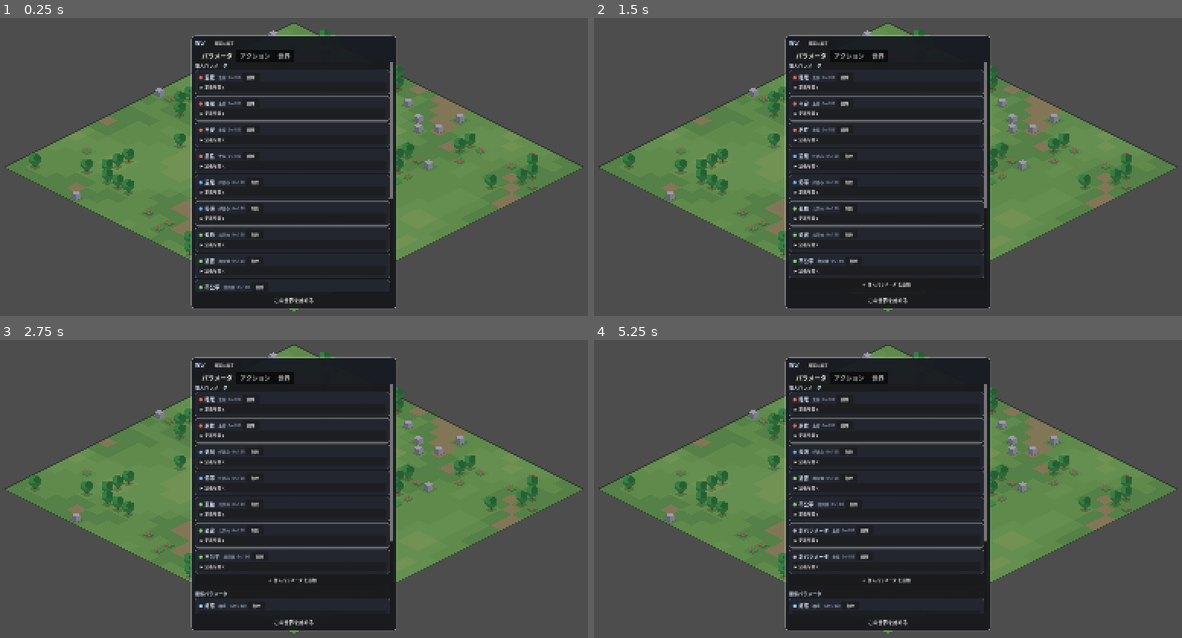
Above: before the commit, frames 1-4 (two rows, left to right).
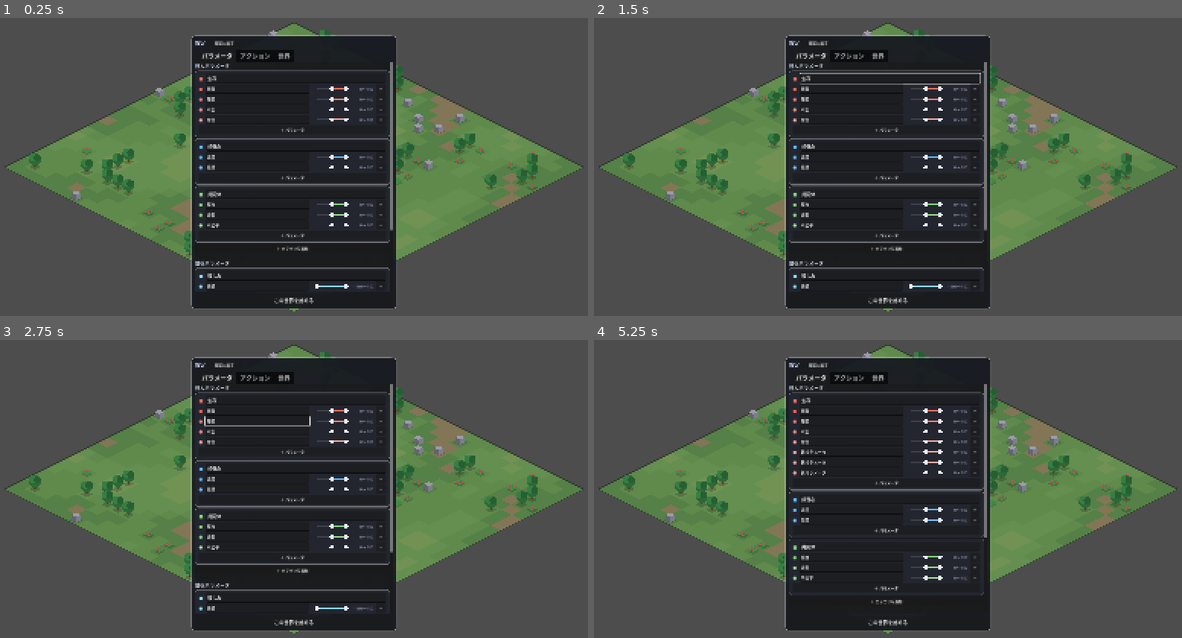
Above: after the commit, the same moments.

Repository: asterisk-cn/world-simulator
Game: Godot game, scene res://scenes/main.tscn
The game is run twice, just before and just after one commit, with the same random seed, the same clock (stepped at 60 frames per second) and the same inputs.
Inputs (mouse positions are in pixels of both pictures, inside the frame that each line leads up to):
- Up to frame 1 (0.25 s): no input
- Up to frame 2 (1.5 s): click "既定に戻す" at 0.5 s; click (846, 77) at 1.25 s, where only the run before the commit has a clickable "削除"
- Up to frame 3 (2.75 s): click (252, 426) at 2 s, where only the run before the commit has a clickable "削除"
- Up to frame 4 (5.25 s): click (846, 450) at 2.75 s, where only the run before the commit has a clickable "削除"; click "＋ 個人パラメータ を追加" (after the commit: "＋ パラメータ") at 3.5 s; click (846, 477) at 4.25 s, where only the run before the commit has a clickable "削除"; click "＋ 個人パラメータ を追加" (after the commit: "＋ パラメータ") at 5 s

The runs differ from the first frame. In frame 1, 4.6% of the frame differs, in the area x 33-67%, y 15-92%; in frame 2, 4.8%, in the area x 33-67%, y 15-91%; in frame 3, 4.7%; in frame 4, 4.2%.

Commit message:
パラメータ設定をカテゴリ中心に整理
- 「定義を開く」の折りたたみを廃止し、1行で名前と範囲を編集
- 下限と上限を、つまみ2つの RangeSlider 1本にまとめる
- 個別のカテゴリ欄を廃止。パラメータはカテゴリの中に足す形にし、
  カテゴリの追加・改名を設定側に用意
- 色の指定欄を廃止。色はカテゴリから決まる（同カテゴリ内は明度をずらす）
- 既定の関係パラメータを 親しみ / 評価 の2カテゴリに分割

Co-Authored-By: Claude Opus 5 <noreply@anthropic.com>

Diff:
--- a/scripts/autoload/schema.gd
+++ b/scripts/autoload/schema.gd
@@ -90,35 +90,43 @@
 # パラメータ
 # ---------------------------------------------------------------------------
 
+## カテゴリの色。カテゴリを作った順に上から割り当てる。
+const CATEGORY_COLORS := [
+	Color(0.92, 0.42, 0.34),
+	Color(0.38, 0.72, 0.96),
+	Color(0.52, 0.84, 0.46),
+	Color(0.55, 0.85, 0.95),
+	Color(1.00, 0.78, 0.40),
+	Color(0.78, 0.62, 0.95),
+	Color(0.95, 0.62, 0.45),
+	Color(0.75, 0.78, 0.82),
+]
+
+
 func make_param(id: String, label: String, scope: String, category: String,
-		color: Color, vmin: float = 0.0, vmax: float = 100.0) -> Dictionary:
+		vmin: float = 0.0, vmax: float = 100.0) -> Dictionary:
 	return {
 		"id": id, "label": label, "scope": scope, "category": category,
-		"color": color, "min": vmin, "max": vmax,
+		"min": vmin, "max": vmax,
 	}
 
 
 func _default_parameters() -> void:
-	var survive := Color(0.92, 0.42, 0.34)
-	var curious := Color(0.38, 0.72, 0.96)
-	var social := Color(0.52, 0.84, 0.46)
-	var toward := Color(0.55, 0.85, 0.95)
-
 	parameters = [
-		make_param("hunger", "空腹", SCOPE_SELF, "生存", survive),
-		make_param("sleep", "睡眠", SCOPE_SELF, "生存", survive),
-		make_param("safety", "不安", SCOPE_SELF, "生存", survive),
-		make_param("home", "居住", SCOPE_SELF, "生存", survive),
-		make_param("boredom", "退屈", SCOPE_SELF, "好奇心", curious),
-		make_param("stagnation", "停滞", SCOPE_SELF, "好奇心", curious),
-		make_param("loneliness", "孤独", SCOPE_SELF, "共同体", social),
-		make_param("crowding", "過密", SCOPE_SELF, "共同体", social),
-		make_param("unfairness", "不公平", SCOPE_SELF, "共同体", social),
-
-		make_param("affinity", "好感", SCOPE_PAIR, "相手", toward, -100.0, 100.0),
-		make_param("trust", "信頼", SCOPE_PAIR, "相手", Color(0.52, 0.84, 0.46), -100.0, 100.0),
-		make_param("respect", "敬意", SCOPE_PAIR, "相手", Color(1.0, 0.78, 0.35)),
-		make_param("debt", "負い目", SCOPE_PAIR, "相手", Color(0.72, 0.62, 0.95), -100.0, 100.0),
+		make_param("hunger", "空腹", SCOPE_SELF, "生存"),
+		make_param("sleep", "睡眠", SCOPE_SELF, "生存"),
+		make_param("safety", "不安", SCOPE_SELF, "生存"),
+		make_param("home", "居住", SCOPE_SELF, "生存"),
+		make_param("boredom", "退屈", SCOPE_SELF, "好奇心"),
+		make_param("stagnation", "停滞", SCOPE_SELF, "好奇心"),
+		make_param("loneliness", "孤独", SCOPE_SELF, "共同体"),
+		make_param("crowding", "過密", SCOPE_SELF, "共同体"),
+		make_param("unfairness", "不公平", SCOPE_SELF, "共同体"),
+
+		make_param("affinity", "好感", SCOPE_PAIR, "親しみ", -100.0, 100.0),
+		make_param("trust", "信頼", SCOPE_PAIR, "親しみ", -100.0, 100.0),
+		make_param("respect", "敬意", SCOPE_PAIR, "評価"),
+		make_param("debt", "負い目", SCOPE_PAIR, "評価", -100.0, 100.0),
 	]
 
 
@@ -161,9 +169,37 @@
 	return id if d == null else String(d["label"])
 
 
+## 色はカテゴリで決まる。同じカテゴリの中では少しずつ明るさをずらして見分ける。
+func category_color(cat: String) -> Color:
+	var all := all_categories()
+	var i := all.find(cat)
+	if i < 0:
+		return Color(0.75, 0.78, 0.82)
+	return CATEGORY_COLORS[i % CATEGORY_COLORS.size()]
+
+
+func all_categories() -> Array:
+	var out: Array = []
+	for d in parameters:
+		var c := String(d["category"])
+		if not out.has(c):
+			out.append(c)
+	return out
+
+
 func param_color(id: String) -> Color:
 	var d = param_def(id)
-	return Color.WHITE if d == null else Color(d["color"])
+	if d == null:
+		return Color.WHITE
+	var cat := String(d["category"])
+	var base := category_color(cat)
+	var n := 0
+	for other in parameters:
+		if String(other["id"]) == id:
+			break
+		if String(other["category"]) == cat:
+			n += 1
+	return base.lightened(minf(float(n) * 0.14, 0.42))
 
 
 func param_min(id: String) -> float:
@@ -185,18 +221,35 @@
 	return out
 
 
-func add_param(scope: String, label: String = "新パラメータ") -> Dictionary:
+## パラメータはカテゴリの中に足す。個々にカテゴリを選ばせない。
+func add_param(scope: String, category: String, label: String = "新パラメータ") -> Dictionary:
 	var taken: Array = []
 	for d in parameters:
 		taken.append(String(d["id"]))
-	var id := _unique_id("p", taken)
-	var cats := categories_in(scope)
-	var fallback: String = "相手" if scope == SCOPE_PAIR else "生存"
-	var cat: String = fallback if cats.is_empty() else String(cats[0])
-	var p := make_param(id, label, scope, cat, Color(0.7, 0.7, 0.75))
+	var p := make_param(_unique_id("p", taken), label, scope, category)
 	parameters.append(p)
 	parameters_changed.emit()
 	return p
+
+
+## 空のカテゴリは持てないので、カテゴリを作るときは中身を1つ添える
+func add_category(scope: String) -> String:
+	var taken := categories_in(scope)
+	var i := 1
+	while taken.has("新カテゴリ%d" % i):
+		i += 1
+	var cat := "新カテゴリ%d" % i
+	add_param(scope, cat)
+	return cat
+
+
+func rename_category(scope: String, old_name: String, new_name: String) -> void:
+	if new_name.strip_edges() == "":
+		return
+	for d in parameters:
+		if String(d["scope"]) == scope and String(d["category"]) == old_name:
+			d["category"] = new_name
+	parameters_changed.emit()
 
 
 func remove_param(id: String) -> void:
--- a/scripts/ui/inspector.gd
+++ b/scripts/ui/inspector.gd
@@ -138,14 +138,11 @@
 				continue
 			UIKit.bar_row(_body, String(d["label"]),
 				subject.params.get_v(String(d["id"])) - float(d["min"]),
-				maxf(float(d["max"]) - float(d["min"]), 1.0), Color(d["color"]))
+				maxf(float(d["max"]) - float(d["min"]), 1.0), Schema.param_color(String(d["id"])))
 
 
 func _category_color(cat: String) -> Color:
-	for d in Schema.self_params():
-		if String(d["category"]) == cat:
-			return Color(d["color"])
-	return Color.WHITE
+	return Schema.category_color(cat)
 
 
 # ---------------------------------------------------------------------------
@@ -188,7 +185,7 @@
 		for d in Schema.pair_params():
 			UIKit.bar_row(box, String(d["label"]),
 				subject.pair_to(target_id).get_v(String(d["id"])) - float(d["min"]),
-				maxf(float(d["max"]) - float(d["min"]), 1.0), Color(d["color"]))
+				maxf(float(d["max"]) - float(d["min"]), 1.0), Schema.param_color(String(d["id"])))
 
 		if other.knows(subject.id):
 			var line := ""
--- a/scripts/ui/matrix_panel.gd
+++ b/scripts/ui/matrix_panel.gd
@@ -263,7 +263,7 @@
 		var key := String(d["id"])
 		UIKit.bar_row(_detail, String(d["label"]),
 			_get_cell(key) - float(d["min"]),
-			maxf(float(d["max"]) - float(d["min"]), 1.0), Color(d["color"]))
+			maxf(float(d["max"]) - float(d["min"]), 1.0), Schema.param_color(String(d["id"])))
 
 	var line := ""
 	for d2 in Schema.pair_params():
--- /dev/null
+++ b/scripts/ui/range_slider.gd
@@ -0,0 +1,79 @@
+class_name RangeSlider
+extends Control
+## 下限と上限を1本で決めるスライダー。つまみが2つある。
+
+signal changed(lo: float, hi: float)
+
+const PAD := 7.0
+
+var min_value := -100.0
+var max_value := 100.0
+var step := 1.0
+var lo := 0.0
+var hi := 100.0
+var tint := Color(0.55, 0.75, 0.95)
+
+var _drag := -1  ## -1 なし / 0 下限 / 1 上限
+
+
+func _ready() -> void:
+	custom_minimum_size = Vector2(90, 20)
+	mouse_filter = Control.MOUSE_FILTER_STOP
+	resized.connect(queue_redraw)
+
+
+func setup(p_min: float, p_max: float, p_lo: float, p_hi: float,
+		p_step: float, p_tint: Color) -> void:
+	min_value = p_min
+	max_value = p_max
+	lo = clampf(p_lo, p_min, p_max)
+	hi = clampf(p_hi, lo, p_max)
+	step = p_step
+	tint = p_tint
+	queue_redraw()
+
+
+func _pos_of(v: float) -> float:
+	var t := (v - min_value) / maxf(max_value - min_value, 0.001)
+	return PAD + clampf(t, 0.0, 1.0) * maxf(size.x - PAD * 2.0, 1.0)
+
+
+func _value_at(x: float) -> float:
+	var t := clampf((x - PAD) / maxf(size.x - PAD * 2.0, 1.0), 0.0, 1.0)
+	return snappedf(min_value + t * (max_value - min_value), step)
+
+
+func _gui_input(event: InputEvent) -> void:
+	if event is InputEventMouseButton and event.button_index == MOUSE_BUTTON_LEFT:
+		if event.pressed:
+			# 押した位置に近いほうのつまみを掴む
+			var dl := absf(event.position.x - _pos_of(lo))
+			var dh := absf(event.position.x - _pos_of(hi))
+			_drag = 0 if dl <= dh else 1
+			_apply(event.position.x)
+		else:
+			_drag = -1
+	elif event is InputEventMouseMotion and _drag >= 0:
+		_apply(event.position.x)
+
+
+func _apply(x: float) -> void:
+	var v := _value_at(x)
+	if _drag == 0:
+		lo = minf(v, hi)
+	else:
+		hi = maxf(v, lo)
+	queue_redraw()
+	changed.emit(lo, hi)
+
+
+func _draw() -> void:
+	var y := size.y * 0.5
+	draw_line(Vector2(PAD, y), Vector2(size.x - PAD, y), Color(1, 1, 1, 0.12), 3.0)
+	draw_line(Vector2(_pos_of(lo), y), Vector2(_pos_of(hi), y), tint, 3.0)
+	# 0 の位置に目印
+	if min_value < 0.0 and max_value > 0.0:
+		var zx := _pos_of(0.0)
+		draw_line(Vector2(zx, y - 5.0), Vector2(zx, y + 5.0), Color(1, 1, 1, 0.22), 1.0)
+	for x in [_pos_of(lo), _pos_of(hi)]:
+		draw_circle(Vector2(x, y), 5.5, Color(0.92, 0.94, 0.98))
--- a/scripts/ui/rules_panel.gd
+++ b/scripts/ui/rules_panel.gd
@@ -108,47 +108,90 @@
 	for scope in [Schema.SCOPE_SELF, Schema.SCOPE_PAIR]:
 		var sc := String(scope)
 		_param_box.add_child(UIKit.label(
-			String(Schema.SCOPE_LABEL[sc]), 12, Color(0.82, 0.87, 0.95)))
-
-		for d in Schema.params_in(sc):
-			var def: Dictionary = d
-			var pid := String(def["id"])
-			var card := UIKit.panel(UIKit.BG_SOFT, 6)
-			_param_box.add_child(card)
-			var box := VBoxContainer.new()
-			box.add_theme_constant_override("separation", 2)
-			card.add_child(box)
-
-			var head := HBoxContainer.new()
-			box.add_child(head)
-			head.add_child(UIKit.label("●", 13, Color(def["color"])))
-			head.add_child(UIKit.label(String(def["label"]), 13, Color(0.9, 0.92, 0.98)))
-			head.add_child(UIKit.label("  %s  %d〜%d"
-				% [String(def["category"]), int(def["min"]), int(def["max"])], 10, UIKit.TEXT_DIM))
-			if not editable:
-				continue
-			var del := UIKit.button(head, "削除", _del_param.bind(pid), 10)
-			del.custom_minimum_size = Vector2(46, 22)
-
-			var body := UIKit.collapsible(box, "定義を開く")
-			UIKit.line_edit_row(body, "名前", String(def["label"]), _set_label.bind(def))
-			UIKit.line_edit_row(body, "カテゴリ", String(def["category"]), _set_category.bind(def))
-			UIKit.color_row(body, "色", Color(def["color"]), _set_color.bind(def))
-			UIKit.slider_row(body, "下限", float(def["min"]), -100.0, 0.0, 1.0,
-				_set_min.bind(def), Color(def["color"]))
-			UIKit.slider_row(body, "上限", float(def["max"]), 0.0, 100.0, 1.0,
-				_set_max.bind(def), Color(def["color"]))
+			String(Schema.SCOPE_LABEL[sc]), 13, Color(0.82, 0.87, 0.95)))
+
+		for cat in Schema.categories_in(sc):
+			_build_category(sc, String(cat))
 
 		if editable:
-			UIKit.button(_param_box, "＋ %s を追加" % Schema.SCOPE_LABEL[sc],
-				_add_param.bind(sc))
-		UIKit.spacer(_param_box, 8)
-
-	UIKit.spacer(_param_box, 8)
-
-
-func _add_param(scope: String) -> void:
-	Schema.add_param(scope)
+			UIKit.button(_param_box, "＋ カテゴリを追加", _add_category.bind(sc), 10)
+		UIKit.spacer(_param_box, 10)
+
+
+func _build_category(scope: String, cat: String) -> void:
+	var col := Schema.category_color(cat)
+	var card := UIKit.panel(UIKit.BG_SOFT, 6)
+	_param_box.add_child(card)
+	var box := VBoxContainer.new()
+	box.add_theme_constant_override("separation", 2)
+	card.add_child(box)
+
+	var head := HBoxContainer.new()
+	head.add_theme_constant_override("separation", 6)
+	box.add_child(head)
+	head.add_child(UIKit.label("■", 13, col))
+	if editable:
+		var le := LineEdit.new()
+		le.text = cat
+		le.add_theme_font_size_override("font_size", 12)
+		le.size_flags_horizontal = Control.SIZE_EXPAND_FILL
+		le.custom_minimum_size = Vector2(80, 22)
+		head.add_child(le)
+		le.text_submitted.connect(_rename_category.bind(scope, cat))
+		le.focus_exited.connect(func() -> void: _rename_category(le.text, scope, cat))
+	else:
+		head.add_child(UIKit.label(cat, 12, Color(0.9, 0.92, 0.98)))
+
+	for d in Schema.params_in(scope):
+		if String(d["category"]) != cat:
+			continue
+		_build_param(box, d)
+
+	if editable:
+		UIKit.button(box, "＋ パラメータ", _add_param.bind(scope, cat), 10)
+
+
+func _build_param(box: VBoxContainer, def: Dictionary) -> void:
+	var pid := String(def["id"])
+	var col := Schema.param_color(pid)
+
+	var row := HBoxContainer.new()
+	row.add_theme_constant_override("separation", 6)
+	box.add_child(row)
+	row.add_child(UIKit.label("●", 12, col))
+
+	if not editable:
+		row.add_child(UIKit.label(String(def["label"]), 12, Color(0.9, 0.92, 0.98)))
+		row.add_child(UIKit.label("  %d〜%d" % [int(def["min"]), int(def["max"])],
+			10, UIKit.TEXT_DIM))
+		return
+
+	var le := LineEdit.new()
+	le.text = String(def["label"])
+	le.add_theme_font_size_override("font_size", 11)
+	le.size_flags_horizontal = Control.SIZE_EXPAND_FILL
+	le.custom_minimum_size = Vector2(70, 22)
+	row.add_child(le)
+	le.text_changed.connect(_set_label.bind(def))
+
+	UIKit.range_row(row, "", -100.0, 100.0, float(def["min"]), float(def["max"]), 1.0,
+		_set_range.bind(def), col, 0)
+
+	var del := UIKit.button(row, "×", _del_param.bind(pid), 11)
+	del.custom_minimum_size = Vector2(26, 22)
+
+
+func _add_category(scope: String) -> void:
+	Schema.add_category(scope)
+
+
+func _rename_category(new_name: String, scope: String, old_name: String) -> void:
+	if new_name != old_name:
+		Schema.rename_category(scope, old_name, new_name)
+
+
+func _add_param(scope: String, cat: String) -> void:
+	Schema.add_param(scope, cat)
 
 
 func _del_param(pid: String) -> void:
@@ -159,20 +202,9 @@
 	def["label"] = text
 
 
-func _set_category(text: String, def: Dictionary) -> void:
-	def["category"] = text
-
-
-func _set_color(col: Color, def: Dictionary) -> void:
-	def["color"] = col
-
-
-func _set_min(x: float, def: Dictionary) -> void:
-	def["min"] = x
-
-
-func _set_max(x: float, def: Dictionary) -> void:
-	def["max"] = x
+func _set_range(lo: float, hi: float, def: Dictionary) -> void:
+	def["min"] = lo
+	def["max"] = hi
 
 
 # ---------------------------------------------------------------------------
--- a/scripts/ui/ui_kit.gd
+++ b/scripts/ui/ui_kit.gd
@@ -186,20 +186,32 @@
 	return cb
 
 
-static func color_row(parent: Node, name_text: String, col: Color, on_change: Callable) -> ColorPickerButton:
-	var row := HBoxContainer.new()
-	row.add_theme_constant_override("separation", 6)
-	parent.add_child(row)
-	var nm := label(name_text, 11, TEXT)
-	nm.custom_minimum_size = Vector2(62, 0)
-	row.add_child(nm)
-	var cp := ColorPickerButton.new()
-	cp.color = col
-	cp.custom_minimum_size = Vector2(60, 22)
-	cp.size_flags_horizontal = Control.SIZE_EXPAND_FILL
-	row.add_child(cp)
-	cp.color_changed.connect(on_change)
-	return cp
+## 下限と上限を1本で決める行
+static func range_row(parent: Node, name_text: String, vmin: float, vmax: float,
+		lo: float, hi: float, step: float, on_change: Callable, col: Color,
+		name_width: int = 62) -> RangeSlider:
+	var row := HBoxContainer.new()
+	row.add_theme_constant_override("separation", 6)
+	parent.add_child(row)
+	var nm := label(name_text, 11, TEXT)
+	nm.custom_minimum_size = Vector2(name_width, 0)
+	row.add_child(nm)
+
+	var rs := RangeSlider.new()
+	rs.size_flags_horizontal = Control.SIZE_EXPAND_FILL
+	row.add_child(rs)
+	rs.setup(vmin, vmax, lo, hi, step, col)
+
+	var val := label("%d〜%d" % [int(lo), int(hi)], 11, TEXT_DIM)
+	val.custom_minimum_size = Vector2(60, 0)
+	val.horizontal_alignment = HORIZONTAL_ALIGNMENT_RIGHT
+	row.add_child(val)
+
+	rs.changed.connect(func(l: float, h: float) -> void:
+		val.text = "%d〜%d" % [int(l), int(h)]
+		on_change.call(l, h)
+	)
+	return rs
 
 
 ## 折りたたみ。中身を入れる VBoxContainer を返す。
Not shown, added: scripts/ui/range_slider.gd.uid
Not shown, changed: DESIGN.md
Not shown, changed: README.md
